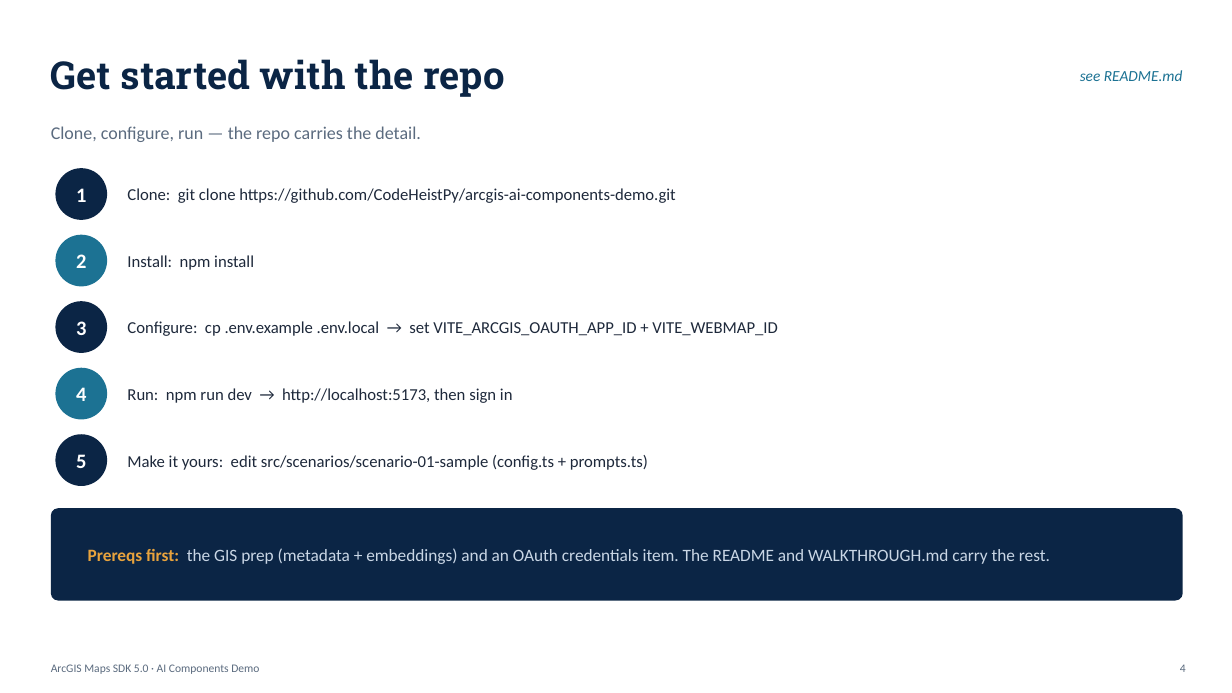
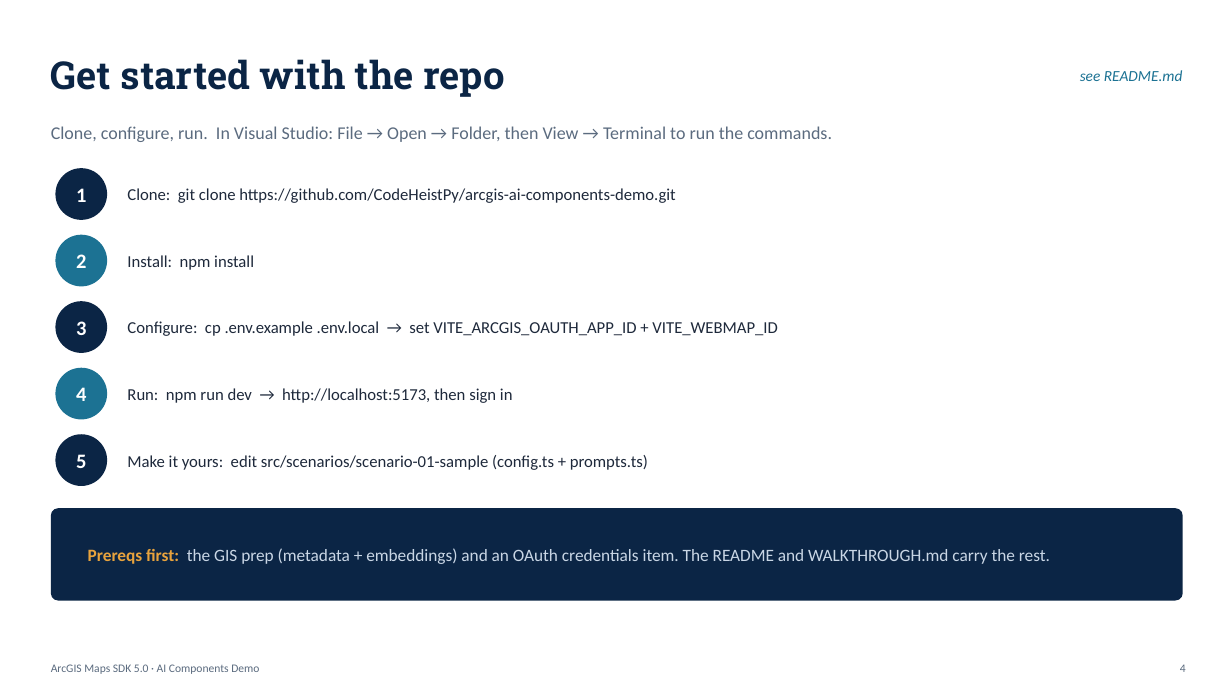
Before and after one commit to CodeHeistPy/arcgis-ai-components-demo, a slide deck: slide 4 of docs/slides/ArcGIS-AI-Components-Walkthrough.pptx. Drawn at 1232x693 pixels with LibreOffice and Linux fonts; fonts in the diff are those of the drawing. Boxes give left, top, right and bottom in pixels: in the first picture for what was removed or moved away, otherwise in the second. Text is boxed around its words. In the diff, an @@ line names an element or a change of style, - is before the commit and + after.

```diff
--- a/docs/slides/ArcGIS-AI-Components-Walkthrough.pptx
+++ b/docs/slides/ArcGIS-AI-Components-Walkthrough.pptx
@@ text at (x1=51, y1=126, x2=832, y2=142): text changed @@
-Clone, configure, run — the repo carries the detail.
+Clone, configure, run. In Visual Studio: File → Open → Folder, then View → Terminal to run the commands.
```
Also in this commit, not shown: 2 other files.
